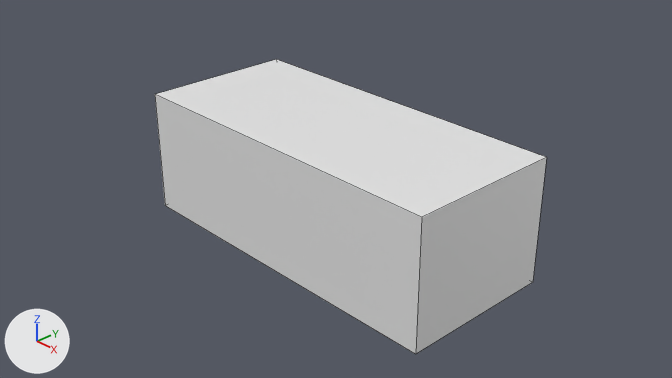
The Blender file window_scene.blend, before and after one commit.
The view is the same before and after, from the file's camera 'Camera'. Arrows for +X, +Y and +Z are at lower left; the lights stay in place. Mesh edges are drawn as thin lines.
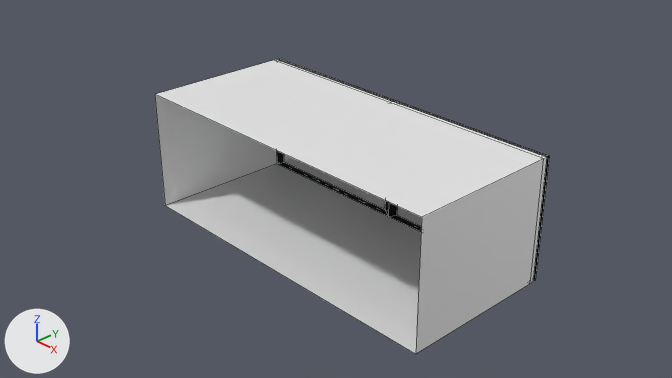
Boxes (x1, y1, x2, y2) around the edits, measured in the pictures (672 x 378 px):
'Cube', reshaped: (155, 59, 547, 354) in both
'Cube.001', added: after (277, 59, 549, 280)
part 1 of me_cube, deleted: before (155, 95, 422, 354)

Patch to the scene script:
```diff
--- a/window_scene.blend.py
+++ b/window_scene.blend.py
@@ mat_material @@
 mat_material.base_color = (0.8, 0.8, 0.8)  # white #e7e7e7
+mat_material.ior = 1.45
+mat_material.roughness = 0.0
+mat_material.transmission_weight = 1.0
@@ mat_material_002 @@
+mat_material_002 = principled_material('Material.002')
+mat_material_002.base_color = (0.0237, 0.0237, 0.0237)  # black #2b2b2b
+mat_material_002.metallic = 1.0
@@ me_cube @@
 me_cube.from_pydata(...)  # 8 vertices, 6 faces; spans x -1.0..1.0, y -1.0..1.0, z -1.0..1.0
 # used by ob_cube; location = (0.0, 0.0, 0.0); scale = (2.26, 1.0, 0.791)
 # verts and faces of me_cube; kept vertices keep their numbers, new ones are numbered from 8
 # before: 0 (1.0, 1.0, 1.0) at pixel (546, 157), 1 (1.0, 1.0, -1.0) at pixel (532, 282), 2 (1.0, -1.0, 1.0) at pixel (421, 217), 3 (1.0, -1.0, -1.0) at pixel (415, 354), 4 (-1.0, 1.0, 1.0) at pixel (276, 59)
 # before: 5 (-1.0, 1.0, -1.0), 6 (-1.0, -1.0, 1.0) at pixel (154, 94), 7 (-1.0, -1.0, -1.0) at pixel (165, 205)
-me_cube.materials.append(mat_material)  # white #e7e7e7
+# me_cube part 1
+delete_faces([(2, 6, 7, 3), (0, 1, 5, 4)])
@@ me_cube_001 @@
+me_cube_001.from_pydata([(1.0, 1.0, 1.0), (1.0, 1.0, -1.0), (-1.0, 1.0, 1.0), (-1.0, 1.0, -1.0), (0.0, 1.0, -1.0), (0.0, 1.0, 1.0)], [], [(4, 5, 0, 1), (3, 2, 5, 4)])
+me_cube_001.materials.append(mat_material)  # white #e7e7e7
+me_cube_001.materials.append(mat_material_002)  # black #2b2b2b
@@ ob_cube_001 @@
+ob_cube_001 = bpy.data.objects.new('Cube.001', me_cube_001)
+ob_cube_001.location = (0.0, 0.0, 0.0)
+ob_cube_001.scale = (2.26, 1.0, 0.791)
+_m = ob_cube_001.modifiers.new('Wireframe', 'WIREFRAME')
+_m.thickness = 0.1
+_m.use_replace = False
+_m.material_offset = 2
```
